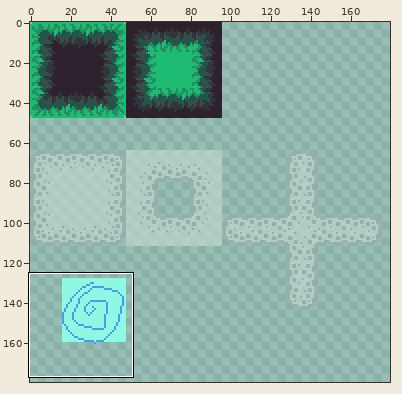
Edited in one commit: pixel-art file (Aseprite/Environment/Tilemap/Tilemap.aseprite). Above, an overview of the earlier version with the close-up marked.
Close-up. Before:
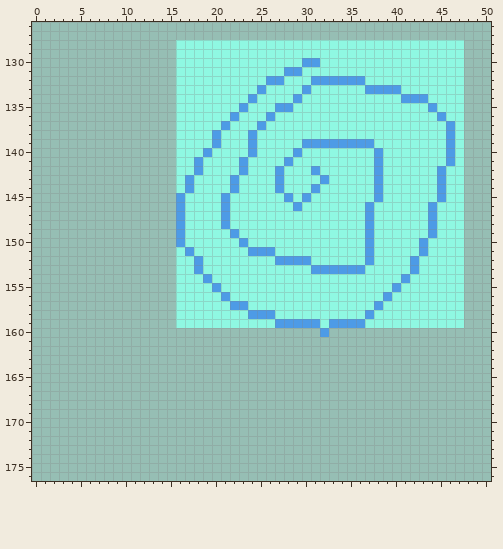
256x256 pixels, 1 frame. Shown: x 0..50, y 126..176. The wide view leaves out empty margins.
The result:
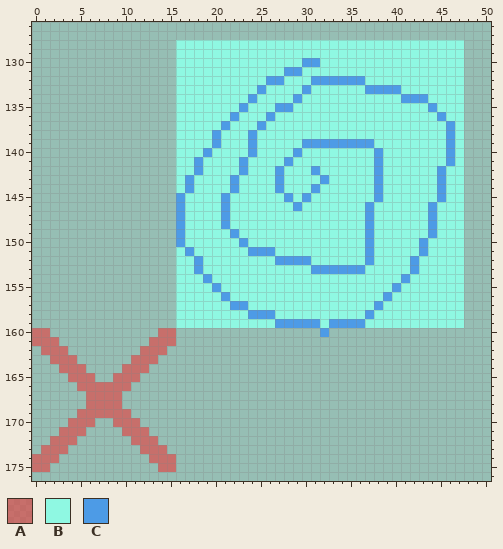
Palette (. is transparent): A #e83b3b99  B #8ff8e2  C #4d9be6
Change:
Layer "ghost walls":
Colour A now appears in row 160 at x 0 to 1 and 14 to 15; in row 161 at x 0 to 2 and 13 to 15; in row 162 at x 1 to 3 and 12 to 14; in row 163 at x 2 to 4 and 11 to 13; in row 164 at x 3 to 5 and 10 to 12; in row 165 at x 4 to 6 and 9 to 11.
Colour A now appears in row 166 at x 5 to 10; in rows 167 to 168 at x 6 to 9; in row 169 at x 5 to 10; in row 170 at x 4 to 6 and 9 to 11; in row 171 at x 3 to 5 and 10 to 12; in row 172 at x 2 to 4 and 11 to 13.
Colour A now appears in row 173 at x 1 to 3 and 12 to 14; in row 174 at x 0 to 2 and 13 to 15; in row 175 at x 0 to 1 and 14 to 15.
Changed places in both close-ups, as pixel boxes (x1, y1, x2, y2):
added: (32, 328, 176, 472)
